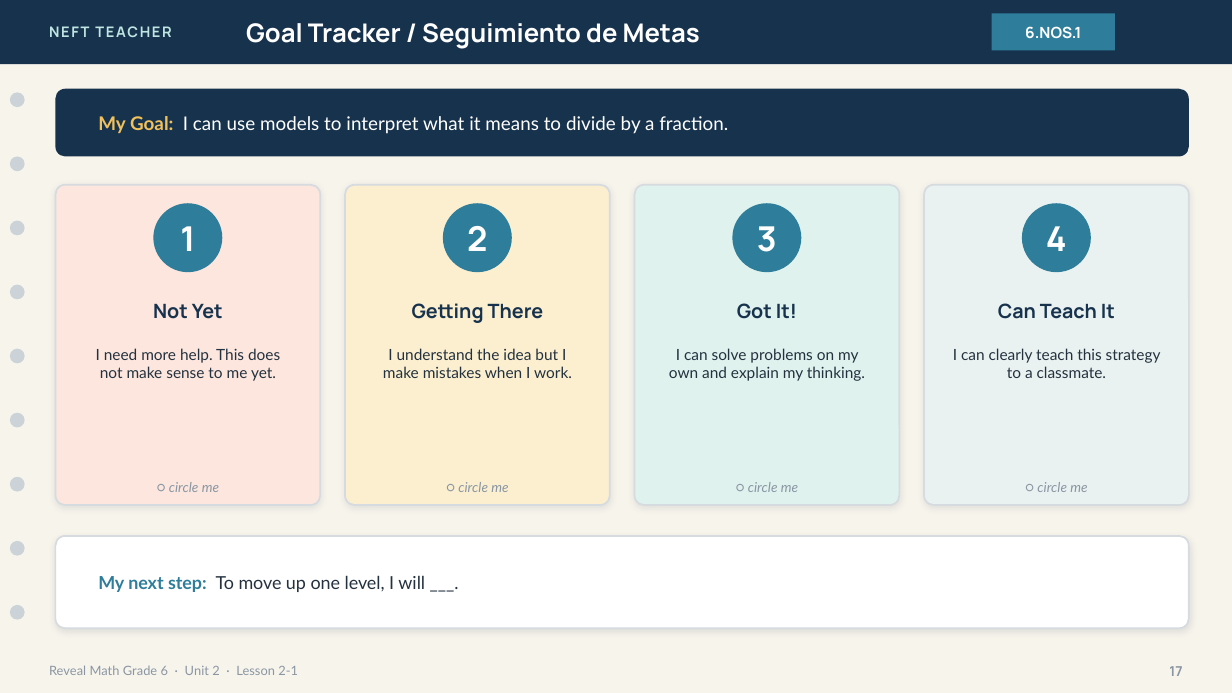
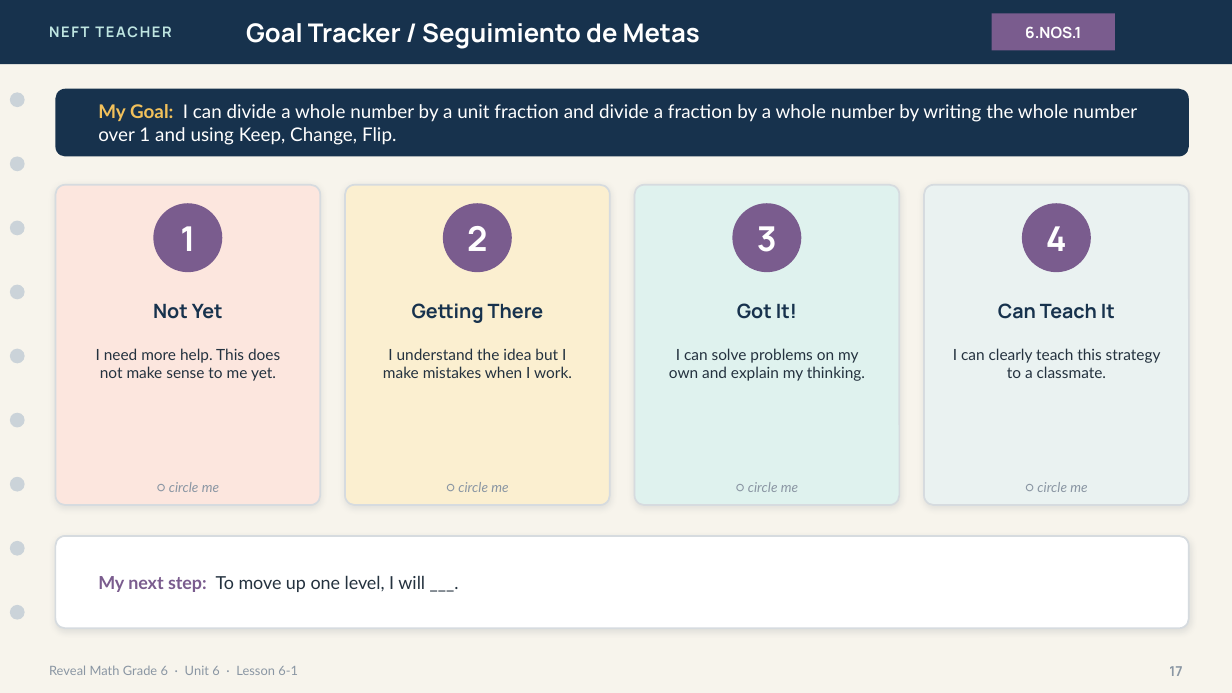
Before and after one commit to Baltimoreteacher1/neft-classroom-html-activities, a slide deck: slide 17 of lessons/6-1/slides.pptx. Drawn at 1232x693 pixels with LibreOffice and Linux fonts; fonts in the diff are those of the drawing. Boxes give left, top, right and bottom in pixels: in the first picture for what was removed or moved away, otherwise in the second. Text is boxed around its words. In the diff, an @@ line names an element or a change of style, - is before the commit and + after.

```diff
--- a/lessons/6-1/slides.pptx
+++ b/lessons/6-1/slides.pptx
@@ text at bbox=[98, 104, 1137, 145]: text changed @@
-My Goal: I can use models to interpret what it means to divide by a fraction.
+My Goal: I can divide a whole number by a unit fraction and divide a fraction by a whole number by writing the whole number over 1 and using Keep, Change, Flip.
@@ fill #2E7D9A to #7A5C8E in 5 elements at bbox=[992, 14, 1115, 51], bbox=[154, 203, 223, 272], bbox=[444, 203, 513, 272], bbox=[733, 203, 802, 272], bbox=[1021, 203, 1090, 272] @@
@@ text "My next step: To move ..." at bbox=[98, 575, 425, 592]: text colour #2E7D9A to #7A5C8E in "My next step:" @@
@@ text at bbox=[49, 665, 298, 675]: text changed @@
-Reveal Math Grade 6 · Unit 2 · Lesson 2-1
+Reveal Math Grade 6 · Unit 6 · Lesson 6-1
```
Also in this commit, not shown: 16 other slides changed, 35 other files.
